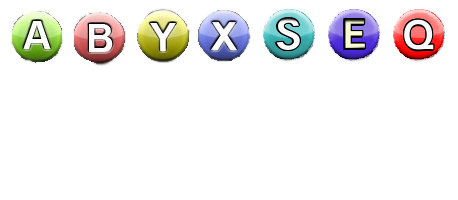
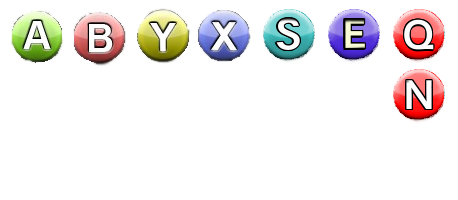
Revision of a layered 458 × 200 image; what changed, layer by layer:
added layer "Pasted Layer #1" above "Pasted Layer" over [393, 69, 445, 124]
